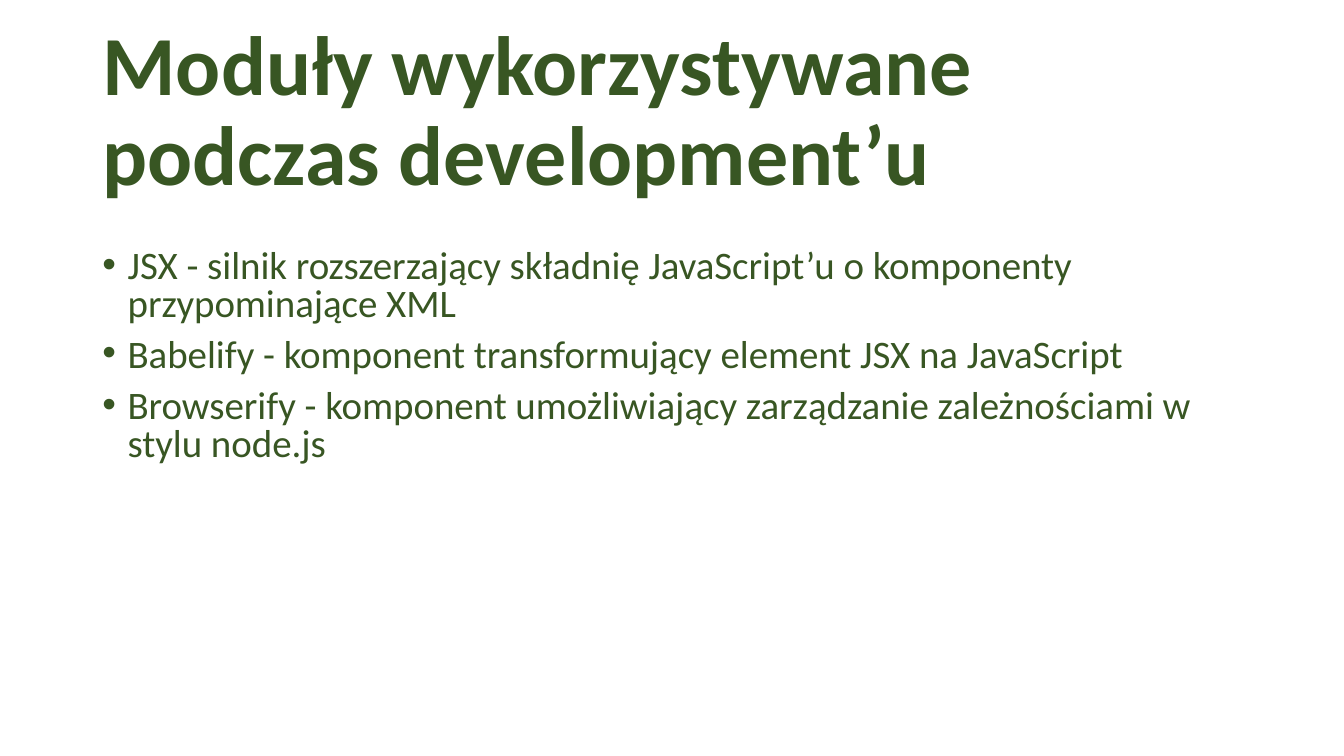
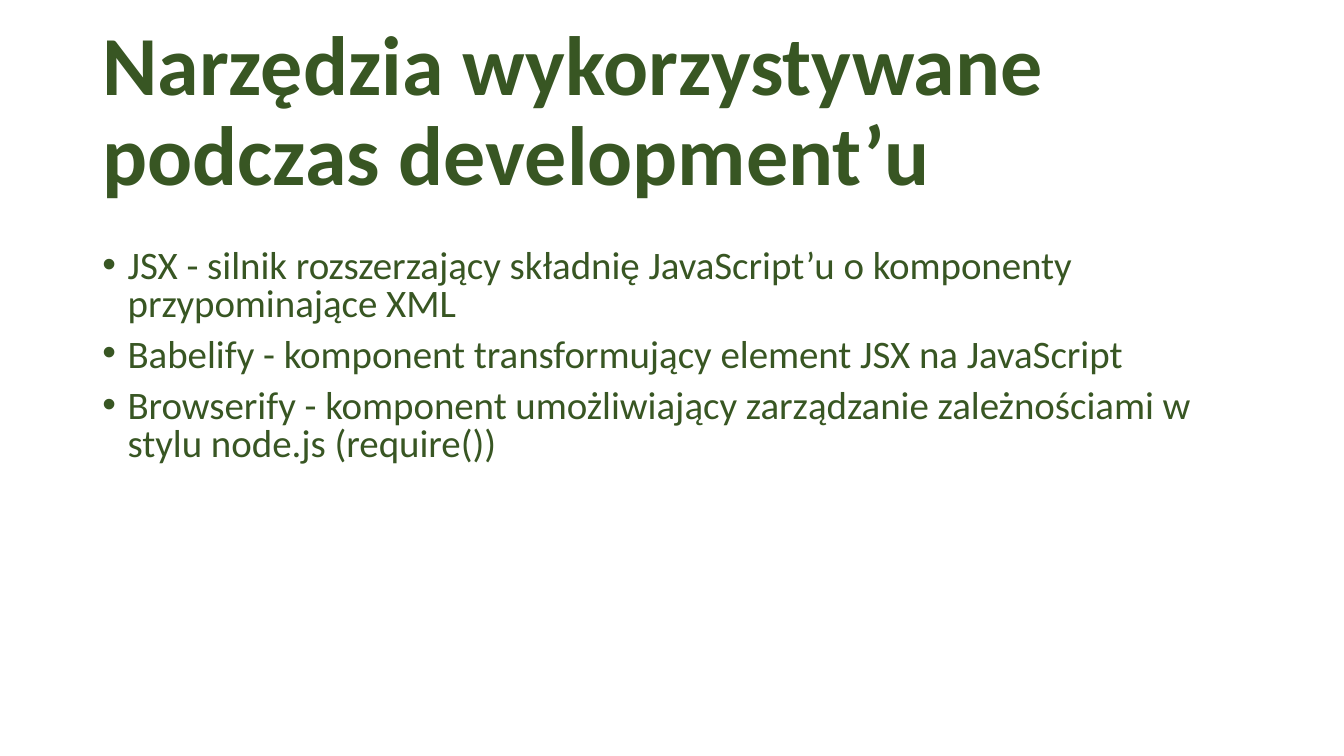
Before and after one commit to tim91/technologies-example, a slide deck: slide 4 of reactJS/Prezentacja.pptx. Drawn at 1344x756 pixels with LibreOffice and Linux fonts; fonts in the diff are those of the drawing; background and template pictures are left out. Boxes give left, top, right and bottom in pixels: in the first picture for what was removed or moved away, otherwise in the second. Text is boxed around its words. In the diff, an @@ line names an element or a change of style, - is before the commit and + after.

```diff
--- a/reactJS/Prezentacja.pptx
+++ b/reactJS/Prezentacja.pptx
@@ title at (102, 36, 1042, 199): text changed @@
-Moduły wykorzystywane podczas development’u
+Narzędzia wykorzystywane podczas development’u
@@ text at (128, 392, 1191, 464): text changed @@
-• Browserify - komponent umożliwiający zarządzanie zależnościami w stylu node.js
+• Browserify - komponent umożliwiający zarządzanie zależnościami w stylu node.js (require())
```
Also in this commit, not shown: 2 other slides changed, 1 other file.
